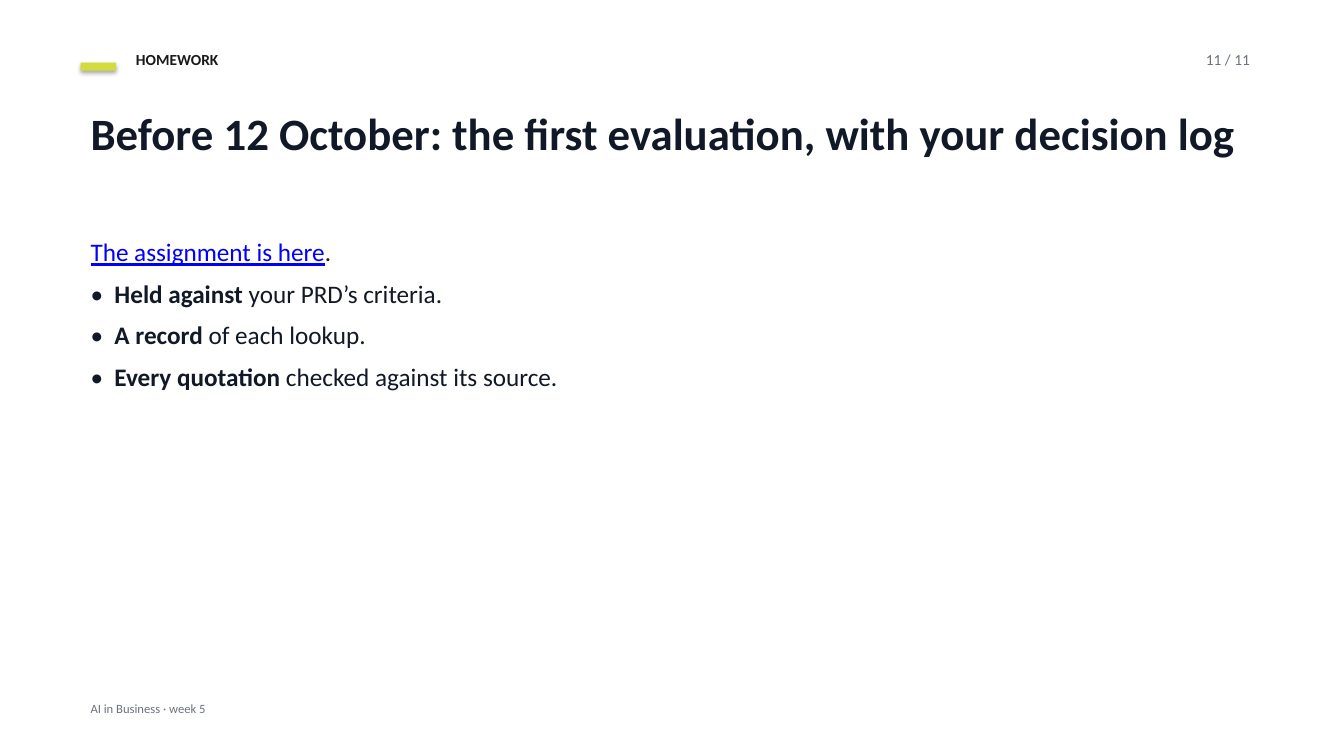
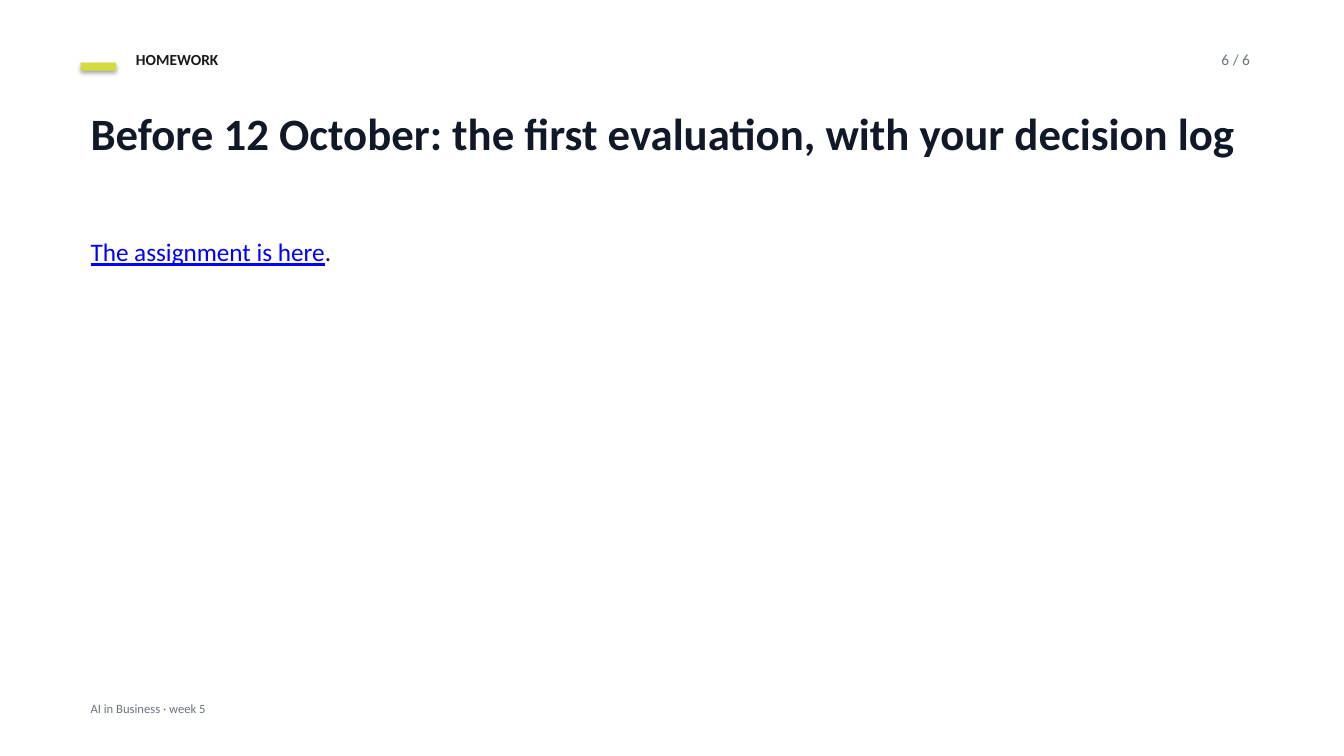
Before and after one commit to datadrivendecisions/ai-in-business, a slide deck: slide 6 of project-documentation/slides/week-05-deck.pptx (slide 11 before the commit). Drawn at 1344x756 pixels with LibreOffice and Linux fonts; fonts in the diff are those of the drawing. Boxes give left, top, right and bottom in pixels: in the first picture for what was removed or moved away, otherwise in the second. Text is boxed around its words. In the diff, an @@ line names an element or a change of style, - is before the commit and + after.

```diff
--- a/project-documentation/slides/week-05-deck.pptx
+++ b/project-documentation/slides/week-05-deck.pptx
@@ text at bbox=[1221, 54, 1250, 65]: text changed @@
-11 / 11
+6 / 6
@@ text at bbox=[114, 285, 557, 391]: paragraphs removed @@
-• Held against your PRD’s criteria.
-• A record of each lookup.
-• Every quotation checked against its source.
```
Also in this commit, not shown: 5 other slides changed, 5 slides removed, 4 other files.
